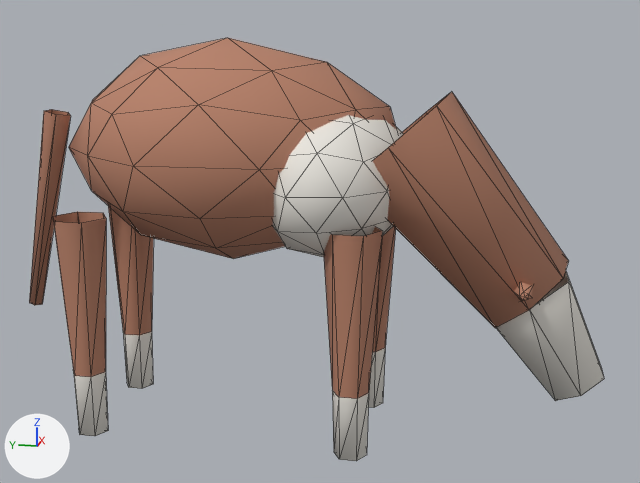
Before and after pictures for a commit that changed the glTF model assets/models/cow_0.glb.
One viewpoint serves both versions: a 50 mm lens placed at (-2.86, -0.88, 1.38), pointed at (0.01, -0.3, 0.66). The lights are fixed; the arrows at lower left show +X, +Y and +Z. The picture after the commit comes second. Mesh edges are drawn as thin lines. Vertices at exactly the same position are counted once.

The first picture shows 'cow_0.glb'.
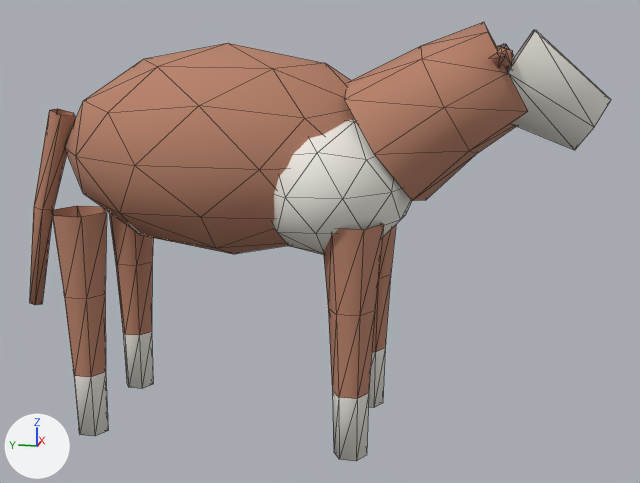
Where the change shows, as pixel boxes [x1, y1, x2, y2] in the pictures (640 x 483 px; the box of a moved part takes in the faces that stretch with it):
'cow_0.glb', reshaped
    before: [29, 38, 604, 461]
    after: [29, 22, 611, 461]
part 1 of me_cow_0_glb, moved or reshaped
    before: [514, 283, 533, 301]
    after: [490, 46, 513, 68]
part 2 of me_cow_0_glb, rebuilt
    before: [372, 92, 568, 328]
    after: [344, 22, 528, 201]
part 3 of me_cow_0_glb, added
    after: [507, 30, 611, 150]
part 4 of me_cow_0_glb, deleted
    before: [496, 271, 604, 401]
part 5 of me_cow_0_glb, reshaped
    before: [29, 38, 396, 399]
    after: [29, 43, 396, 399]

The change, as a diff of the scene's bpy script:
```diff
--- a/assets/models/cow_0.glb.py
+++ b/assets/models/cow_0.glb.py
@@ mat_cow_white_rest_0 @@
+mat_cow_white_rest_0 = principled_material('cow_white_rest_0')
+mat_cow_white_rest_0.base_color = (0.86, 0.83, 0.77)  # white #efebe3
+mat_cow_white_rest_0.roughness = 0.85
@@ me_cow_0_glb @@
 # used by ob_cow_0_glb; location = (0.0, 0.0, 0.0)
-me_cow_0_glb.from_pydata(...)  # 221 vertices, 364 faces; spans x -0.36..0.36, y -1.25..0.78, z 0.0..1.33
+me_cow_0_glb.from_pydata(...)  # 257 vertices, 436 faces; spans x -0.35..0.36, y -1.21..0.78, z 0.0..1.38
+# me_cow_0_glb part 1: the loose piece of 11 vertices spanning x -0.26..-0.12, y -1.01..-0.94, z 0.53..0.61 is moved by (0.0, 0.1, 0.71)
+# me_cow_0_glb part 2: the loose piece of 15 vertices spanning x -0.23..0.21, y -1.12..-0.39, z 0.41..1.17 is rebuilt with 22 vertices and now spans x -0.24..0.22, y -0.98..-0.39, z 0.81..1.38
+# me_cow_0_glb part 3: a new loose piece of 13 vertices spanning x -0.17..0.17, y -1.21..-0.83, z 1.0..1.36, in mat_cow_white_rest_0 (white #efebe3)
+# me_cow_0_glb part 4: the loose piece of 13 vertices spanning x -0.16..0.16, y -1.25..-0.88, z 0.18..0.59 is deleted
+# me_cow_0_glb part 5
+# 29 vertices are removed from x -0.29..0.29, y -0.54..0.66, z 0.76..1.09
+# 58 faces are deleted
+# 3 vertices in x -0.22..0.07, y -0.58..-0.2, z 0.78..1.12 move by (-0.01, -0.01, -0.01)
+# 44 vertices move from x -0.36..0.36, y -0.58..0.59, z 0.59..1.33 to x -0.35..0.35, y -0.6..0.61, z 0.6..1.32
+# 50 vertices are added at x -0.29..0.29, y -0.55..0.73, z 0.5..1.09
+# 8 new vertices lie (0.08, 0.05, 0.0) away from vertices in x -0.29..0.21, y -0.55..0.51, z 0.78
+# 116 new faces join them, mat_cow_body_lin_0 (brown #b88169)
+# other edits to the shape of me_cow_0_glb do not show in these pictures
 me_cow_0_glb.materials.append(mat_cow_body_lin_0)
-me_cow_0_glb.materials.append(mat_cow_white_lin_0)  # white #edeae2
+me_cow_0_glb.materials.append(mat_cow_white_rest_0)  # white #efebe3
```
